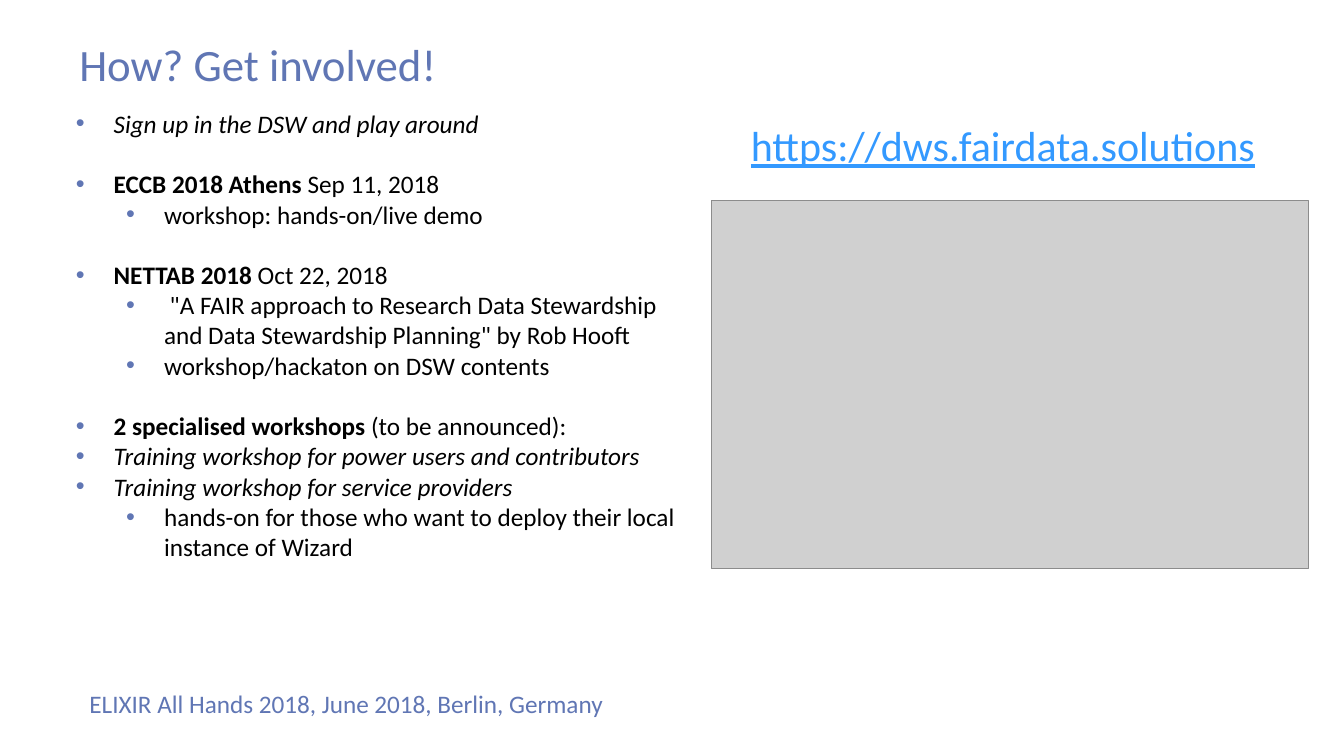
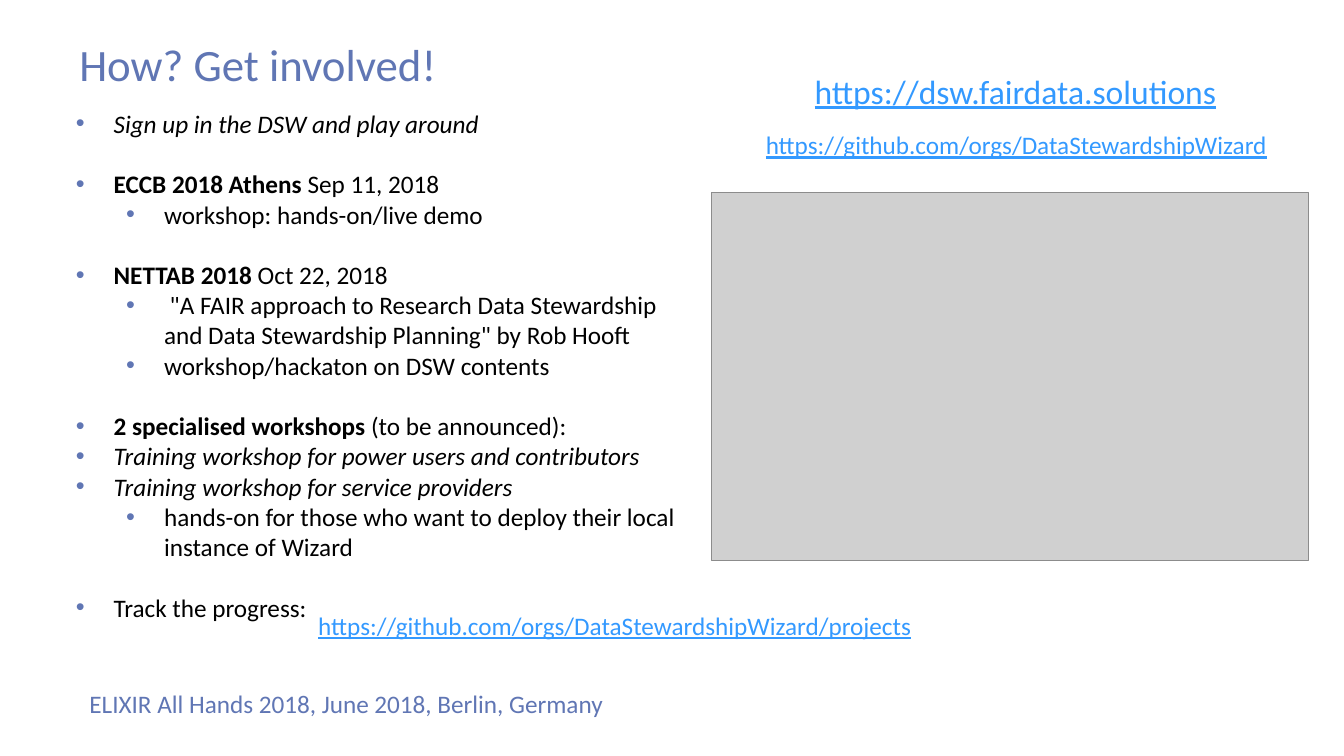
Before and after one commit to ds-wizard/ds-wizard, a slide deck: slide 5 of wiki-resources/DSW_AllHands18_FlashTalk.pptx. Drawn at 1344x756 pixels with LibreOffice and Linux fonts; fonts in the diff are those of the drawing; grey boxes stand for pictures; background and template pictures are left out. Boxes give left, top, right and bottom in pixels: in the first picture for what was removed or moved away, otherwise in the second. Text is boxed around its words. In the diff, an @@ line names an element or a change of style, - is before the commit and + after.

```diff
--- a/wiki-resources/DSW_AllHands18_FlashTalk.pptx
+++ b/wiki-resources/DSW_AllHands18_FlashTalk.pptx
@@ text at (815,80,1216,110): text changed; size 30 to 24 pt @@
-https://dws.fairdata.solutions
+https://dsw.fairdata.solutions
@@ text added at (766,136,1267,159), 18 pt, text #3399FF, underline @@
+https://github.com/orgs/DataStewardshipWizard
@@ picture: place and size @@
-picture at (712,201,1309,569)
+picture at (712,193,1309,561)
@@ text at (114,599,306,622): paragraph added @@
+• Track the progress:
@@ text added at (318,617,911,640), 18 pt, text #3399FF, underline @@
+https://github.com/orgs/DataStewardshipWizard/projects
```
Also in this commit, not shown: 1 other slide changed, 1 other file.
